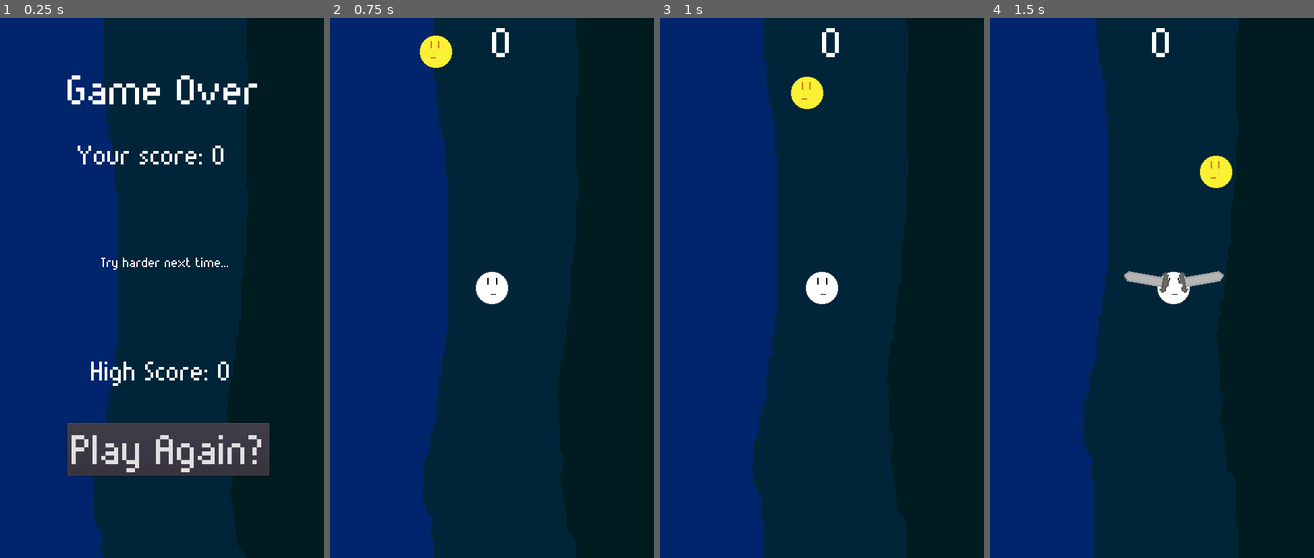
Above: before the commit, frames 1-4 (left to right).
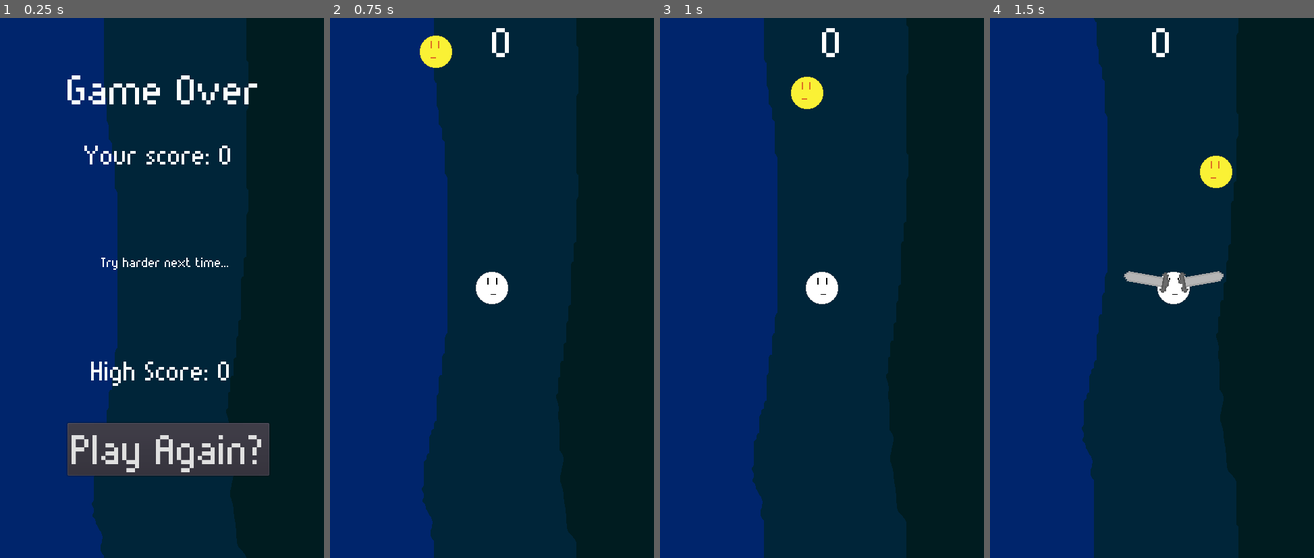
Above: after the commit, the same moments.

Repository: KaufmanDeveloper/gravity-flyer
Game: Godot game, scene res://system/GameOverMenu.tscn
Same seed, same stepped clock (60 frames per second), same inputs: the game is played once before the commit and once after it. This scene is started directly instead of the project's main scene.
Inputs:
- Up to frame 1 (0.25 s): no input
- Up to frame 2 (0.75 s): click "Play Again?" at 0.5 s
- Up to frame 3 (1 s): no input
- Up to frame 4 (1.5 s): hold Right (ui_right) from 1.28 s (still down); tap X (swipe) at 1.35 s

The runs differ from the first frame. In frame 1, 0.6% of the frame differs, in the area x 23-72%, y 23-28%; in frame 2, nothing differs; in frame 3, nothing differs; in frame 4, nothing differs.

Commit message:
feat: Export to Windows and change Game Over menu item position

Diff:
--- a/Gravity Flyer/system/GameOverMenu.tscn
+++ b/Gravity Flyer/system/GameOverMenu.tscn
@@ -95,7 +95,7 @@
 anchor_top = 0.0
 anchor_right = 0.0
 anchor_bottom = 0.0
-margin_left = 115.0
+margin_left = 125.0
 margin_top = 180.0
 margin_right = 259.0
 margin_bottom = 219.0
Not shown, changed: Gravity Flyer/export_presets.cfg
Not shown, added: Gravity Flyer/exports/web/index.png.import
Not shown, added: Gravity Flyer/exports/windows/Wo Dude.exe
Not shown, added: Gravity Flyer/exports/windows/Wo Dude.pck
